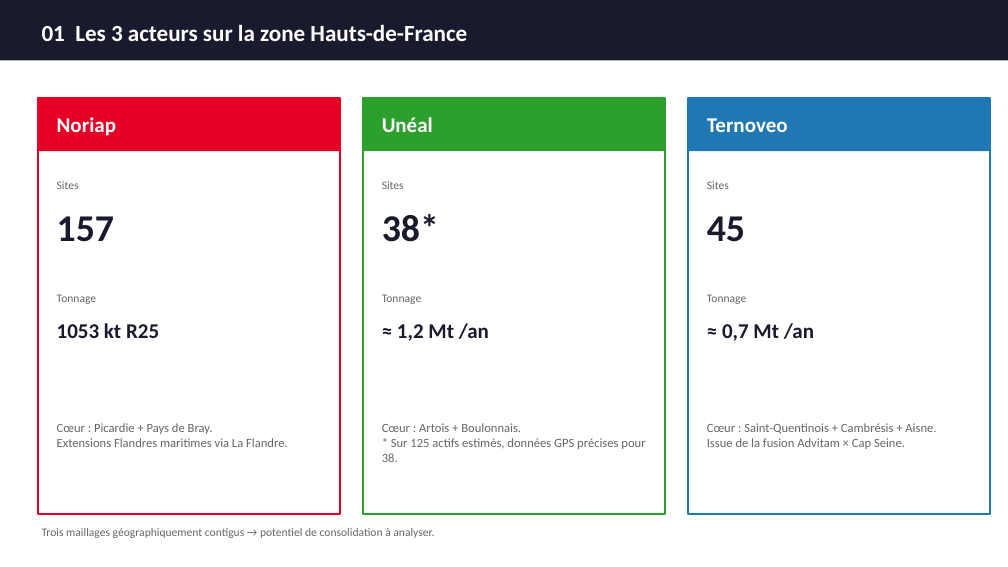
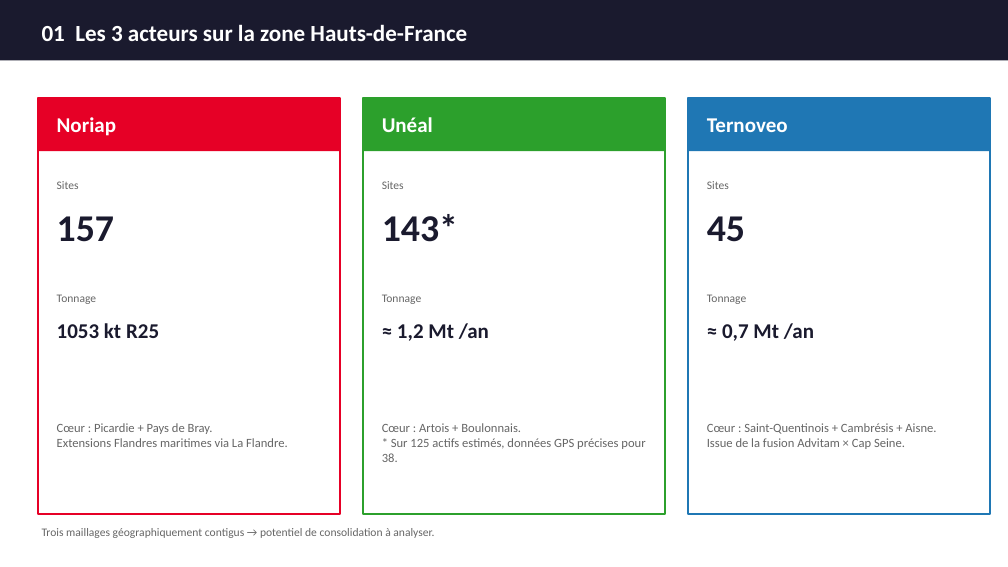
Before and after one commit to BOHG59/zone-flandres-carte, a slide deck: slide 2 of fusion_codir.pptx. Drawn at 1008x567 pixels with LibreOffice and Linux fonts; fonts in the diff are those of the drawing. Boxes give left, top, right and bottom in pixels: in the first picture for what was removed or moved away, otherwise in the second. Text is boxed around its words. In the diff, an @@ line names an element or a change of style, - is before the commit and + after.

```diff
--- a/fusion_codir.pptx
+++ b/fusion_codir.pptx
@@ text at (382,214,458,242): text changed @@
-38*
+143*
```
Also in this commit, not shown: 4 other slides changed, 2 other files.
